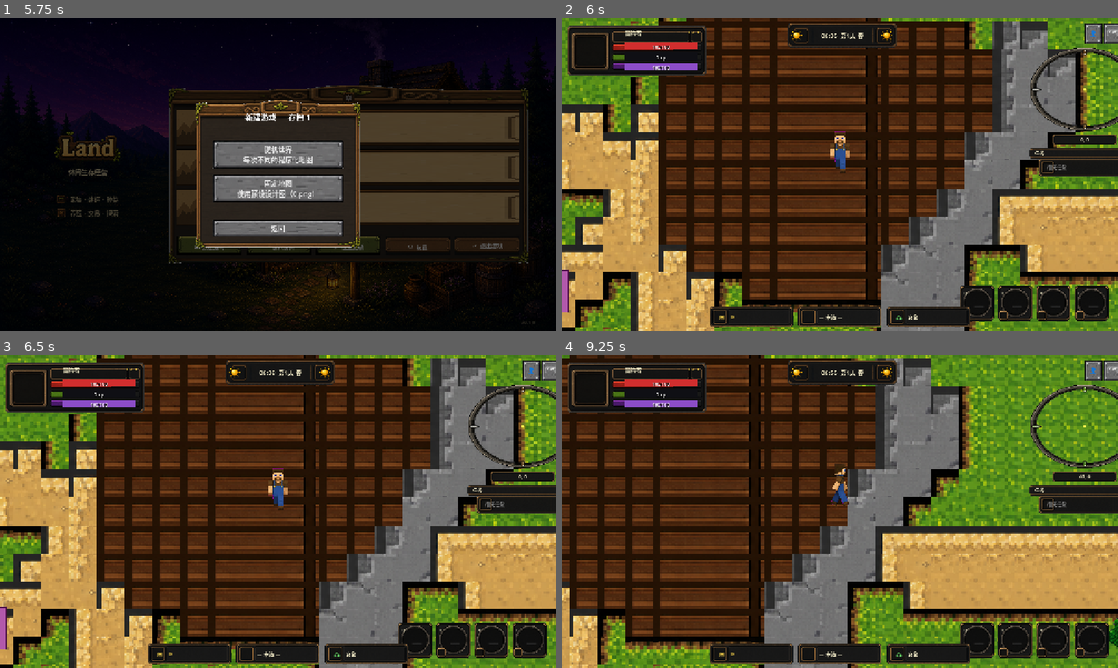
Above: before the commit, frames 1-4 (two rows, left to right).
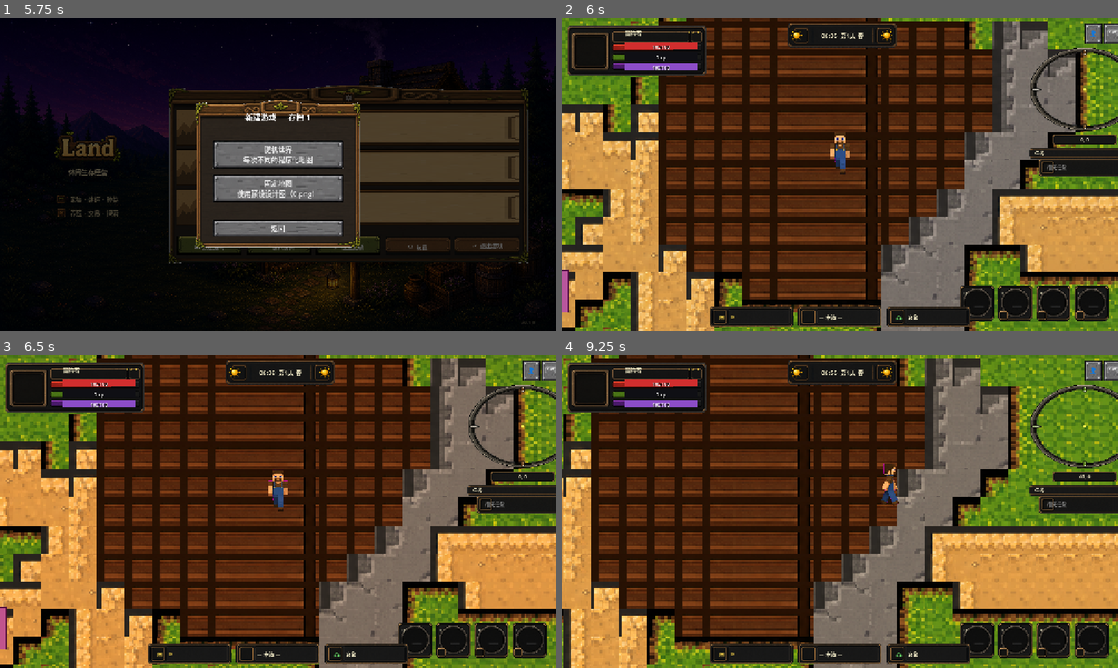
Above: after the commit, the same moments.

Repository: qq15725/land
Game: Godot game, scene res://scenes/ui/main_menu.tscn
Same seed, same stepped clock (60 frames per second), same inputs: the game is played once before the commit and once after it.
Inputs (mouse positions are in pixels of both pictures, inside the frame that each line leads up to):
- Up to frame 1 (5.75 s): click (350, 127) at 0.52 s; click (350, 168) at 1.27 s; click (350, 208) at 2.02 s; click "⌂ 创建房间" at 2.75 s; click "→ 加入房间" at 3.5 s; click "⚙ 检查更新" at 4.25 s; click "⚙ 设置" at 5 s
- Up to frame 2 (6 s): click "随机世界 每次不同的程序化地图" at 5.75 s
- Up to frame 3 (6.5 s): no input
- Up to frame 4 (9.25 s): click "👤" at 6.5 s; click "🗺" at 7.25 s; click "×" at 8 s; tap Enter at 8.75 s; move the mouse to (962, 495) at 8.77 s; hold D (move_right) from 8.78 s (still down); hold J (attack) from 8.78 s (still down); click (962, 495) at 8.92 s

Frame 1 is identical in both runs. In frame 2, less than 0.1% of the frame differs, in the area x 48-52%, y 36-50%; in frame 3, 0.7%; in frame 4, 48%, in the area x 0-100%, y 0-100%.

Commit message:
feat: 2.5D 代码层增强 — bobbing/阴影/相机平滑/屏幕震动/色温
- Player 走路 bobbing：visual.position.y 按 sin(t × 12) × 1.2 起伏
- Player idle 微浮动：sin(t × 2.5) × 0.5 慢呼吸
- 玩家脚下椭圆软阴影：Polygon2D 16 边形 8×3，alpha 0.35，z_index=-1
- ANIM_FPS 8 → 12（走路动画播放更顺）
- Camera2D 平滑跟随：position_smoothing_enabled + drag margin 0.08
- 攻击命中 / 受伤屏幕震动：_camera_shake 偏移 + 衰减
- 全局 CanvasModulate：白天暖白 / 黄昏暖橙 / 夜晚冷蓝，lerp 平滑过渡
- 替换 _day_overlay 蒙板为 CanvasModulate（影响场景内容不影响 UI）

Diff:
--- a/scenes/entities/player/player.gd
+++ b/scenes/entities/player/player.gd
@@ -15,13 +15,28 @@
 const FRAME_W := 128
 const FRAME_H := 256
 const FRAME_COLS := 4
-const ANIM_FPS := 8.0
+const ANIM_FPS := 12.0
+
+# 2.5D 视觉增强参数
+const VISUAL_BASE_Y := -16.0
+const WALK_BOB_AMP := 1.2        # 走路 Y 轴起伏振幅
+const WALK_BOB_FREQ := 12.0      # 走路起伏频率
+const IDLE_FLOAT_AMP := 0.5
+const IDLE_FLOAT_FREQ := 2.5
+const SHADOW_ALPHA := 0.35
+const CAM_SHAKE_DECAY := 8.0     # 攻击命中屏幕震动衰减速度
 
 @onready var inventory: InventoryComponent = $InventoryComponent
 @onready var health: HealthComponent = $HealthComponent
 @onready var interaction_area: Area2D = $InteractionArea
 @onready var visual: AnimatedSprite2D = $Visual
 @onready var attack_area: Area2D = $AttackArea
+@onready var camera: Camera2D = $Camera2D
+
+var _shadow: Node2D
+var _bob_time: float = 0.0
+var _is_moving: bool = false
+var _cam_shake_amp: float = 0.0
 
 var skills: PlayerSkills
 var peer_id: int = Network.SERVER_PEER_ID
@@ -52,13 +67,49 @@
 	skills.name = "PlayerSkills"
 	add_child(skills)
 	_setup_synchronizer()
+	_setup_shadow()
+	_setup_camera()
 	health.died.connect(_on_died)
 	health.damaged.connect(func(amount): EventBus.player_damaged.emit(amount))
 	health.died.connect(func(): EventBus.player_died.emit())
+	health.damaged.connect(func(_a): _camera_shake(2.0))
 	inventory.equipment_changed.connect(_on_equipment_changed)
 	add_to_group("player")
 	_setup_sprite_frames()
 	_on_equipment_changed("")
+
+# 脚下椭圆软阴影：Y-sort 不参与，z_index 低于 visual
+func _setup_shadow() -> void:
+	_shadow = Node2D.new()
+	_shadow.name = "Shadow"
+	_shadow.z_index = -1
+	_shadow.position = Vector2(0, -2)
+	add_child(_shadow)
+	move_child(_shadow, 0)
+	# 用 Polygon2D 画椭圆（足够顺滑的近似多边形）
+	var poly := Polygon2D.new()
+	var pts := PackedVector2Array()
+	var rx := 8.0
+	var ry := 3.0
+	var n := 16
+	for i in n:
+		var a := float(i) / n * TAU
+		pts.append(Vector2(cos(a) * rx, sin(a) * ry))
+	poly.polygon = pts
+	poly.color = Color(0, 0, 0, SHADOW_ALPHA)
+	_shadow.add_child(poly)
+
+func _setup_camera() -> void:
+	if not camera:
+		return
+	camera.position_smoothing_enabled = true
+	camera.position_smoothing_speed = 8.0
+	camera.drag_horizontal_enabled = true
+	camera.drag_vertical_enabled = true
+	camera.drag_left_margin = 0.08
+	camera.drag_right_margin = 0.08
+	camera.drag_top_margin = 0.08
+	camera.drag_bottom_margin = 0.08
 
 func _setup_synchronizer() -> void:
 	# 多人下：远程玩家头顶显示名字标签
@@ -143,6 +194,7 @@
 	velocity = move_dir * SPEED
 	move_and_slide()
 	_update_animation(move_dir)
+	_update_bobbing(delta, move_dir)
 
 
 func _update_animation(move_dir: Vector2) -> void:
@@ -162,14 +214,36 @@
 	elif not visual.is_playing():
 		visual.play(anim)
 
-# 远程同步动画：非 authority 端从 _sync_anim 收到更新后切换动画
-func _process(_delta: float) -> void:
+# 远程同步动画 + 摄像机震动衰减（每帧跑）
+func _process(delta: float) -> void:
+	# 摄像机抖动衰减（只对 authority 玩家有效，因为 camera 是 player 的子节点）
+	if is_multiplayer_authority() and camera:
+		if _cam_shake_amp > 0.01:
+			camera.offset = Vector2(randf_range(-_cam_shake_amp, _cam_shake_amp), randf_range(-_cam_shake_amp, _cam_shake_amp))
+			_cam_shake_amp = move_toward(_cam_shake_amp, 0.0, CAM_SHAKE_DECAY * delta)
+		else:
+			camera.offset = Vector2.ZERO
+
 	if is_multiplayer_authority():
 		return
 	if _sync_anim != _last_anim:
 		_last_anim = _sync_anim
 		if visual.sprite_frames and visual.sprite_frames.has_animation(_sync_anim):
 			visual.play(_sync_anim)
+
+# 走路时身体 Y 轴 sin 浮动；静止时改慢呼吸
+func _update_bobbing(delta: float, move_dir: Vector2) -> void:
+	_bob_time += delta
+	_is_moving = move_dir.length() > 0.01
+	var y_off: float
+	if _is_moving:
+		y_off = sin(_bob_time * WALK_BOB_FREQ) * WALK_BOB_AMP
+	else:
+		y_off = sin(_bob_time * IDLE_FLOAT_FREQ) * IDLE_FLOAT_AMP
+	visual.position.y = VISUAL_BASE_Y + y_off
+
+func _camera_shake(amplitude: float) -> void:
+	_cam_shake_amp = maxf(_cam_shake_amp, amplitude)
 
 
 func _unhandled_input(event: InputEvent) -> void:
@@ -276,6 +350,7 @@
 	if _combo_count >= 2:
 		EventBus.combo_hit.emit(_combo_count)
 	_hit_stop()
+	_camera_shake(3.5)
 
 func _hit_stop() -> void:
 	Engine.time_scale = HIT_STOP_SCALE
--- a/scenes/world/world.gd
+++ b/scenes/world/world.gd
@@ -44,6 +44,7 @@
 var _build_preview: Node2D = null
 var _hud: Control = null
 var _day_overlay: ColorRect = null
+var _canvas_modulate: CanvasModulate = null
 var _pause_menu: Control = null
 
 var terrain_map: TileMap = null
@@ -208,6 +209,10 @@
 	terrain_map.texture_filter = CanvasItem.TEXTURE_FILTER_NEAREST
 	add_child(terrain_map)
 	move_child(terrain_map, 0)
+	# 全局色温调节（影响所有 CanvasItem，不影响 CanvasLayer 上的 UI）
+	_canvas_modulate = CanvasModulate.new()
+	_canvas_modulate.color = Color.WHITE
+	add_child(_canvas_modulate)
 
 func _setup_ui() -> void:
 	var hud_layer := CanvasLayer.new()
@@ -281,18 +286,31 @@
 		_hud.show_toast("✓ %s" % reason, 2.0)
 
 func _update_day_overlay() -> void:
+	# 颜色分级：白天暖白；黎明/黄昏暖橙；夜晚冷蓝
+	const DAY := Color(1.05, 1.02, 0.95)
+	const DUSK := Color(1.15, 0.85, 0.65)
+	const NIGHT := Color(0.45, 0.55, 0.85)
+	var target: Color
+	var ratio := TimeSystem.get_phase_ratio()
 	if TimeSystem.is_night():
-		var ratio := TimeSystem.get_phase_ratio()
-		var alpha := 0.0
 		if ratio < 0.15:
-			alpha = ratio / 0.15 * 0.55
+			target = DUSK.lerp(NIGHT, ratio / 0.15)
 		elif ratio > 0.85:
-			alpha = (1.0 - ratio) / 0.15 * 0.55
+			target = NIGHT.lerp(DUSK, (ratio - 0.85) / 0.15)
 		else:
-			alpha = 0.55
-		_day_overlay.color = Color(0.0, 0.0, 0.12, alpha)
+			target = NIGHT
 	else:
-		_day_overlay.color = Color(0.0, 0.0, 0.0, 0.0)
+		if ratio < 0.1:
+			target = DUSK.lerp(DAY, ratio / 0.1)
+		elif ratio > 0.9:
+			target = DAY.lerp(DUSK, (ratio - 0.9) / 0.1)
+		else:
+			target = DAY
+	if _canvas_modulate:
+		_canvas_modulate.color = _canvas_modulate.color.lerp(target, 0.05)
+	# 保留 _day_overlay 透明（不再使用纯黑蒙板）
+	if _day_overlay:
+		_day_overlay.color = Color(0, 0, 0, 0)
 
 func _unhandled_input(event: InputEvent) -> void:
 	if event.is_action_pressed("ui_cancel") and not BuildingSystem.is_building:
